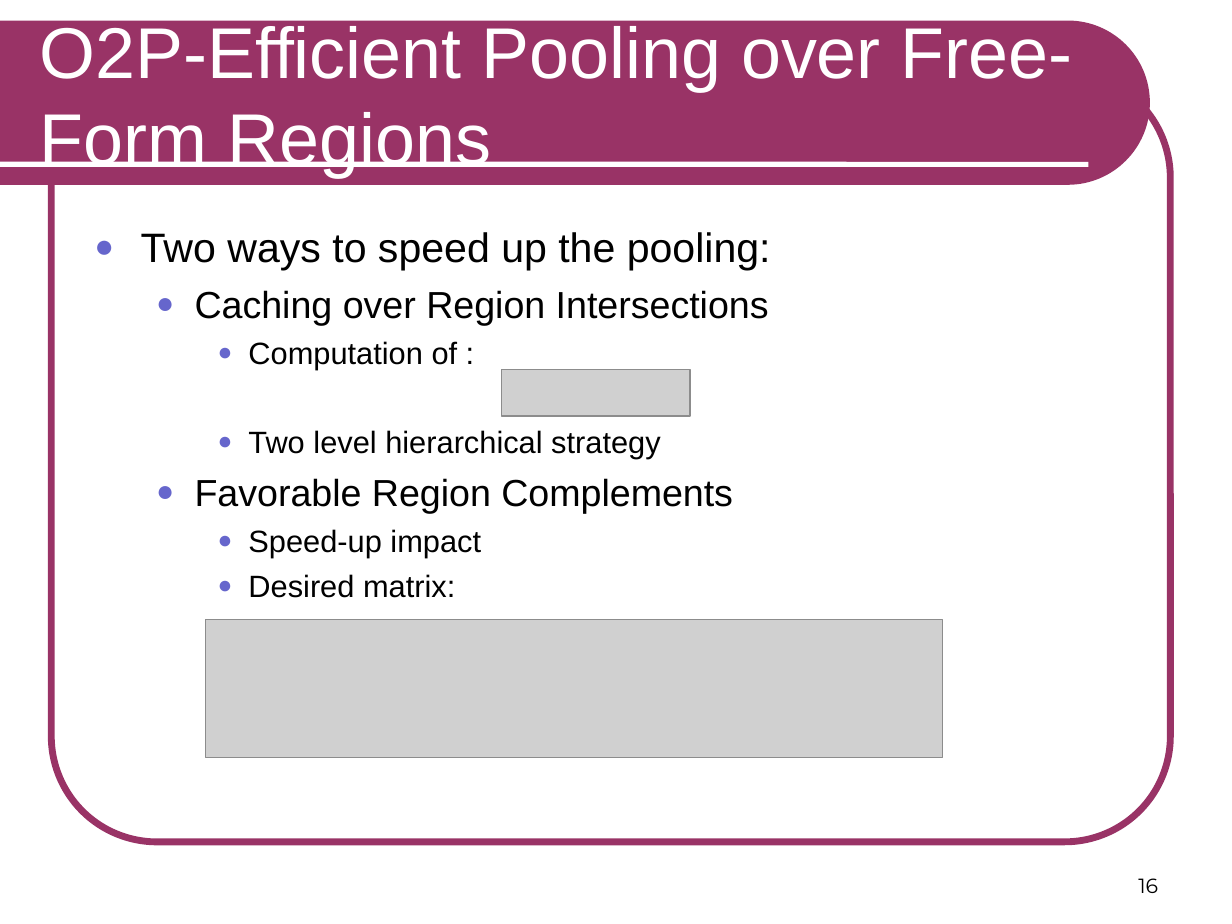
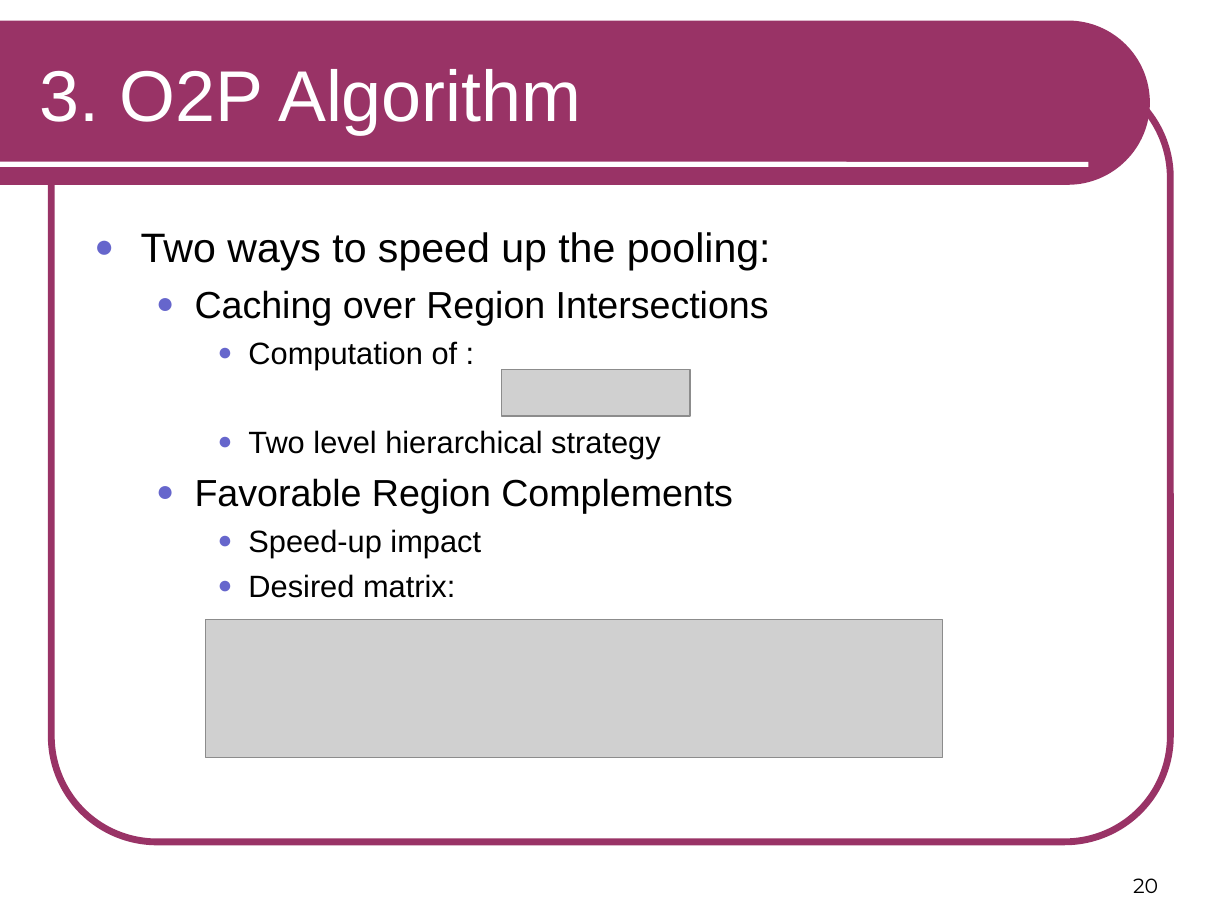
Before and after one commit to RSIP/SSI-SemanticSegmentation, a slide deck: slide 20 of template_slides.ppt (slide 16 before the commit). Drawn at 1232x924 pixels with LibreOffice and Linux fonts; fonts in the diff are those of the drawing; grey boxes stand for pictures. Boxes give left, top, right and bottom in pixels: in the first picture for what was removed or moved away, otherwise in the second. Text is boxed around its words. In the diff, an @@ line names an element or a change of style, - is before the commit and + after.

```diff
--- a/template_slides.ppt
+++ b/template_slides.ppt
@@ title at <box>40,69,581,134</box>: text changed @@
-O2P-Efficient Pooling over Free-Form Regions
+3. O2P Algorithm
@@ page number at <box>1133,878,1158,893</box>: text changed @@
-16
+20
```
Also in this commit, not shown: 16 other slides changed, 8 slides added, 2 slides removed.
